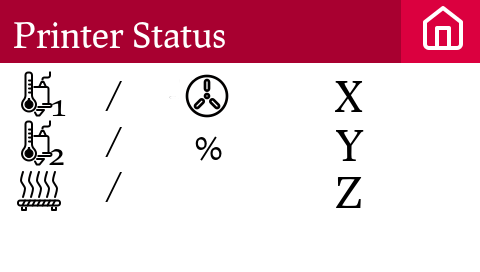
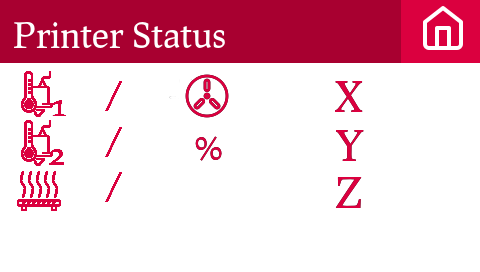
Two versions of the same layered image (480x272). Layer-by-layer changes:
added layer "Eingefügte Ebene" above "SelectedIconTitle" over [17, 71, 364, 211]
